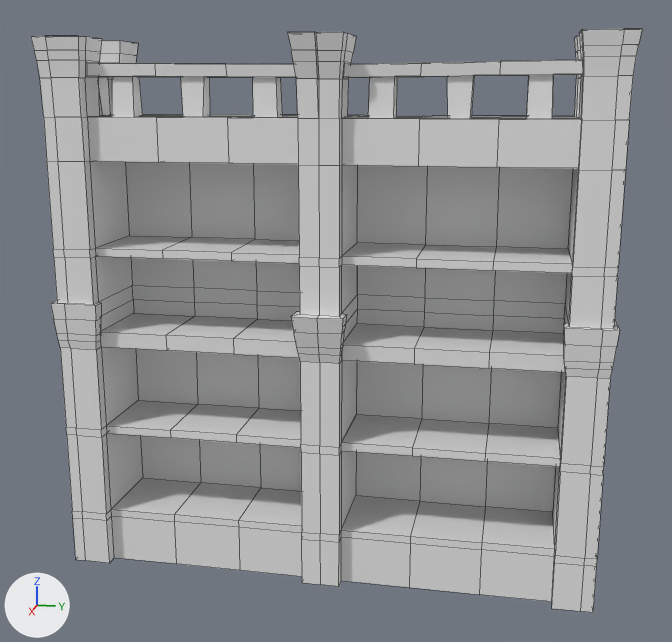
The FBX model LunaProject/Assets/Steven/FBXs/Bookshelf_2.fbx, before and after one commit.
The view is the same before and after, from a 50 mm camera at (0.93, 3.83, 2.06) aimed at (-2.88, 3.06, 1.11). Every picture has the same lights, and +X, +Y and +Z are marked at lower left. Mesh edges are drawn as thin lines. Where no turn or scale is listed for an object, it has been applied to the vertices.

In view in the first picture: 'Bookshelf_2'.
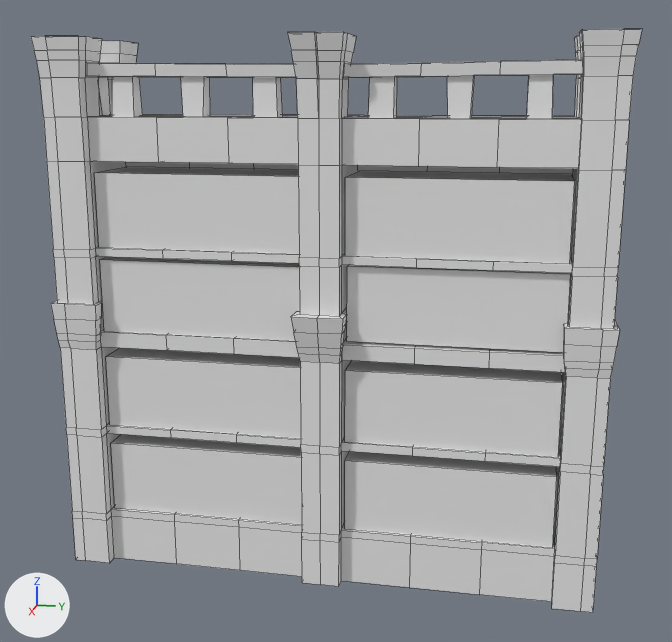
Pixel boxes [x1, y1, x2, y2] of what changed, in the pictures (672 x 642 px):
'Books.011', added
    after: [345, 171, 575, 264]
'Books.009', added
    after: [345, 361, 563, 457]
'Books.010', added
    after: [347, 265, 571, 352]
'Books.008', added
    after: [345, 451, 557, 547]
'Books.004', added
    after: [94, 167, 299, 254]
'Books.006', added
    after: [106, 348, 301, 438]
'Books.005', added
    after: [100, 257, 300, 341]
'Books.007', added
    after: [111, 434, 302, 525]

What changed in the scene script:
```text
Add me_cube_039:
    me_cube_039.from_pydata([(0.0, 0.0, 0.0), (0.0, 0.874, 0.0), (0.0, 0.874, 0.311), (-0.327, 0.874, 0.311), (0.0, 0.0, 0.311), (-0.327, 0.0, 0.311)], [], [(5, 4, 2, 3), (0, 1, 2, 4)])
    me_cube_039.materials.append(mat_material_011)  # its picture is missing
Add me_cube_034:
    me_cube_034.from_pydata([(0.0, 0.0, 0.0), (0.0, 0.874, 0.0), (0.0, 0.874, 0.311), (-0.327, 0.874, 0.311), (0.0, 0.0, 0.311), (-0.327, 0.0, 0.311)], [], [(5, 4, 2, 3), (0, 1, 2, 4)])
    me_cube_034.materials.append(mat_material_006)  # its picture is missing
Add me_cube_035:
    me_cube_035.from_pydata([(0.0, 0.0, 0.0), (0.0, 0.874, 0.0), (0.0, 0.874, 0.311), (-0.327, 0.874, 0.311), (0.0, 0.0, 0.311), (-0.327, 0.0, 0.311)], [], [(5, 4, 2, 3), (0, 1, 2, 4)])
    me_cube_035.materials.append(mat_material_007)  # its picture is missing
Add me_cube_033:
    me_cube_033.from_pydata([(0.0, 0.0, 0.0), (0.0, 0.874, 0.0), (0.0, 0.874, 0.311), (-0.327, 0.874, 0.311), (0.0, 0.0, 0.311), (-0.327, 0.0, 0.311)], [], [(5, 4, 2, 3), (0, 1, 2, 4)])
    me_cube_033.materials.append(mat_material_005)  # its picture is missing
Add me_cube_038:
    me_cube_038.from_pydata([(0.0, 0.0, 0.0), (0.0, 0.874, 0.0), (0.0, 0.874, 0.311), (-0.327, 0.874, 0.311), (0.0, 0.0, 0.311), (-0.327, 0.0, 0.311)], [], [(5, 4, 2, 3), (0, 1, 2, 4)])
    me_cube_038.materials.append(mat_material_010)  # its picture is missing
Add me_cube_036:
    me_cube_036.from_pydata([(0.0, 0.0, 0.0), (0.0, 0.874, 0.0), (0.0, 0.874, 0.311), (-0.327, 0.874, 0.311), (0.0, 0.0, 0.311), (-0.327, 0.0, 0.311)], [], [(5, 4, 2, 3), (0, 1, 2, 4)])
    me_cube_036.materials.append(mat_material_008)  # its picture is missing
Add me_cube_037:
    me_cube_037.from_pydata([(0.0, 0.0, 0.0), (0.0, 0.874, 0.0), (0.0, 0.874, 0.311), (-0.327, 0.874, 0.311), (0.0, 0.0, 0.311), (-0.327, 0.0, 0.311)], [], [(5, 4, 2, 3), (0, 1, 2, 4)])
    me_cube_037.materials.append(mat_material_009)  # its picture is missing
Add me_cube_040:
    me_cube_040.from_pydata([(0.0, 0.0, 0.0), (0.0, 0.874, 0.0), (0.0, 0.874, 0.311), (-0.327, 0.874, 0.311), (0.0, 0.0, 0.311), (-0.327, 0.0, 0.311)], [], [(5, 4, 2, 3), (0, 1, 2, 4)])
    me_cube_040.materials.append(mat_material_012)  # its picture is missing
Add ob_books_010:
    ob_books_010 = bpy.data.objects.new('Books.010', me_cube_039)
    ob_books_010.location = (-2.696, 3.145, 1.074)
Add ob_books_005:
    ob_books_005 = bpy.data.objects.new('Books.005', me_cube_034)
    ob_books_005.location = (-2.692, 2.081, 1.064)
Add ob_books_006:
    ob_books_006 = bpy.data.objects.new('Books.006', me_cube_035)
    ob_books_006.location = (-2.692, 2.081, 0.638)
Add ob_books_004:
    ob_books_004 = bpy.data.objects.new('Books.004', me_cube_033)
    ob_books_004.location = (-2.692, 2.081, 1.428)
Add ob_books_009:
    ob_books_009 = bpy.data.objects.new('Books.009', me_cube_038)
    ob_books_009.location = (-2.692, 3.139, 0.638)
Add ob_books_007:
    ob_books_007 = bpy.data.objects.new('Books.007', me_cube_036)
    ob_books_007.location = (-2.692, 2.081, 0.24)
Add ob_books_008:
    ob_books_008 = bpy.data.objects.new('Books.008', me_cube_037)
    ob_books_008.location = (-2.692, 3.139, 0.24)
Add ob_books_011:
    ob_books_011 = bpy.data.objects.new('Books.011', me_cube_040)
    ob_books_011.location = (-2.692, 3.139, 1.428)
```
